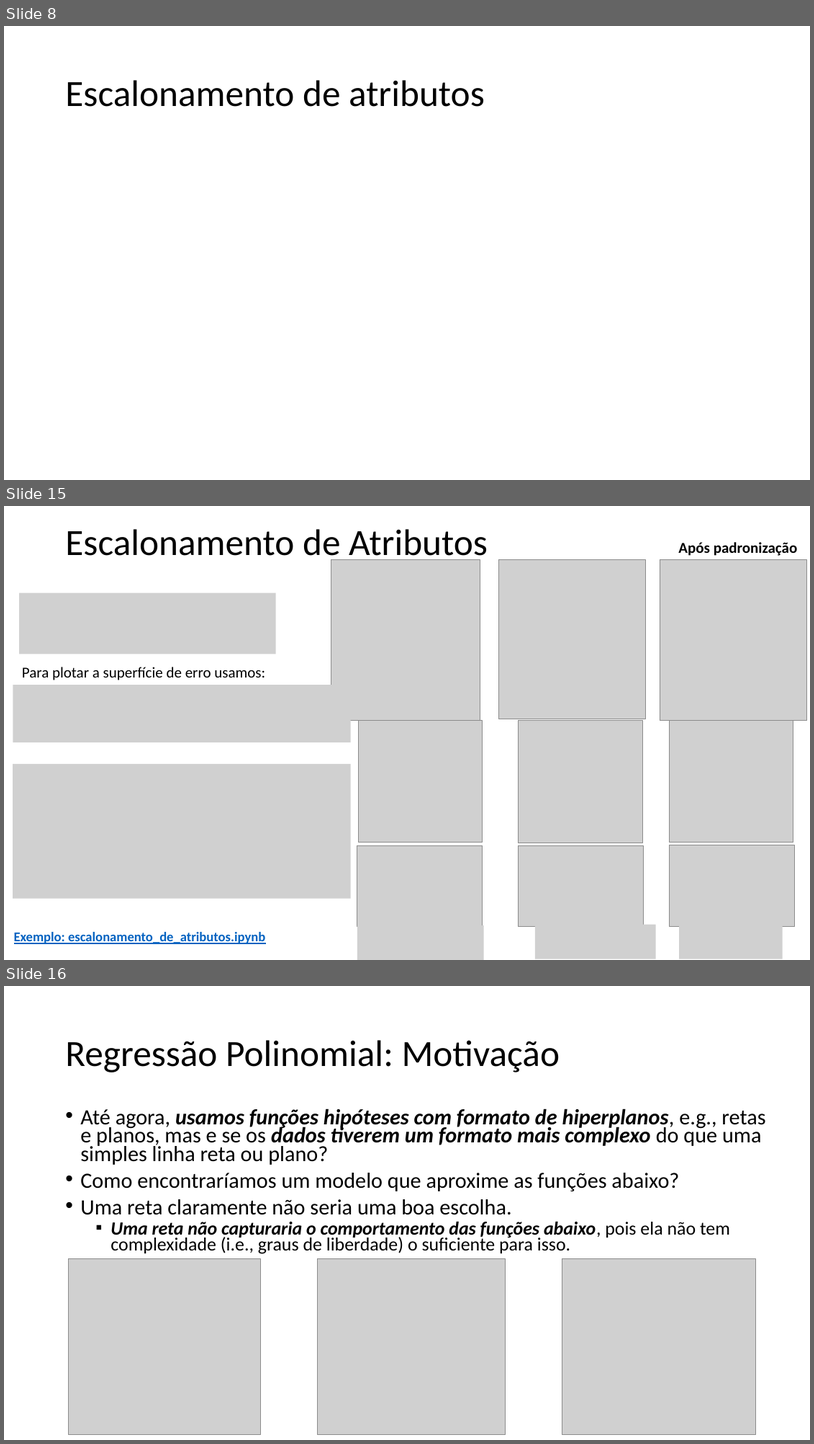
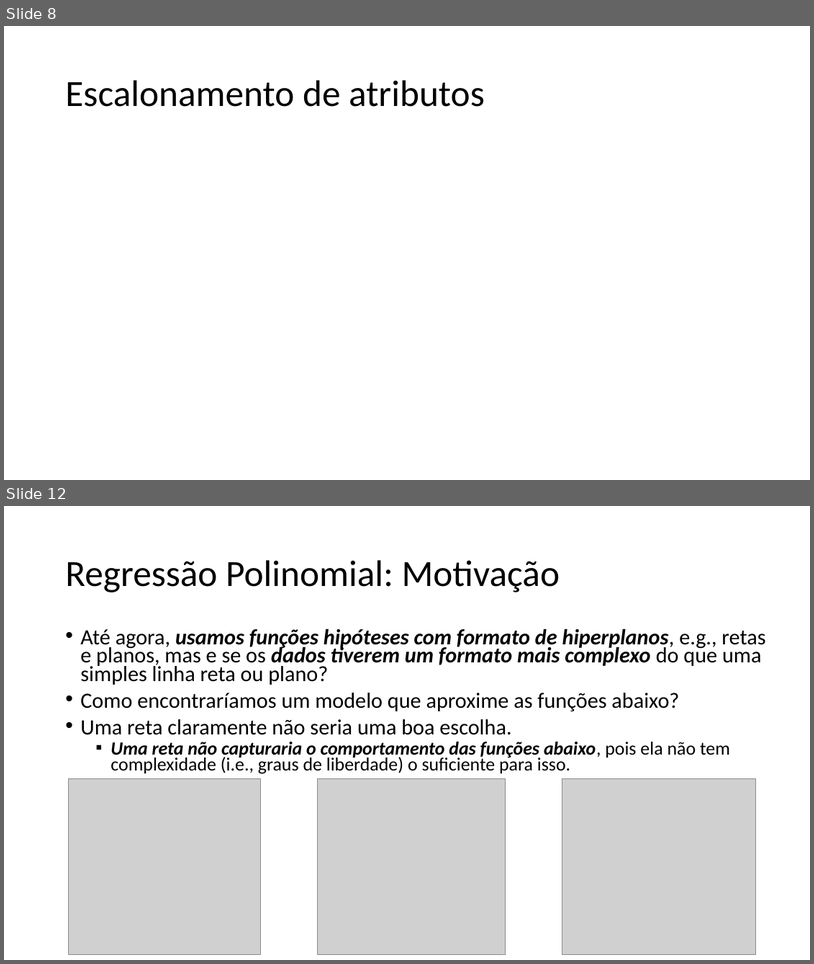
Before and after one commit to zz4fap/t319_aprendizado_de_maquina, a slide deck: slides/T319_Regressão_Linear (Parte IV).pptx. Shown one above the other, each under a label of ours: slides 8, 15 and 16 before the commit, slides 8 and 12 after it; the slides between them are not shown. The pictures are 814x1444 and 814x964 pixels, drawn with LibreOffice and Linux fonts; fonts in the diff are those of the drawing; grey boxes stand for pictures. Boxes give left, top, right and bottom in pixels: in the first picture for what was removed or moved away, otherwise in the second. Text is boxed around its words. In the diff, an @@ line names an element or a change of style, - is before the commit and + after.

```diff
--- a/slides/T319_Regressão_Linear (Parte IV).pptx
+++ b/slides/T319_Regressão_Linear (Parte IV).pptx
@@ slide 15 removed at box(4, 506, 810, 960), background #FFFFFF @@
@@ title removed at box(65, 529, 488, 564) @@
-Escalonamento de Atributos
@@ text removed at box(679, 542, 797, 556) @@
-Após padronização
@@ picture removed at box(332, 560, 480, 720) @@
@@ picture removed at box(499, 560, 646, 719) @@
@@ picture removed at box(661, 560, 808, 720) @@
@@ picture removed at box(19, 593, 275, 654) @@
@@ text removed at box(22, 667, 265, 680) @@
-Para plotar a superfície de erro usamos:
@@ picture removed at box(13, 685, 351, 742) @@
@@ picture removed at box(359, 720, 483, 842) @@
@@ picture removed at box(518, 720, 643, 842) @@
@@ picture removed at box(669, 720, 793, 842) @@
@@ picture removed at box(13, 764, 350, 898) @@
@@ picture removed at box(358, 845, 483, 926) @@
@@ picture removed at box(518, 845, 643, 926) @@
@@ picture removed at box(669, 845, 795, 926) @@
@@ text removed at box(14, 932, 265, 944) @@
-Exemplo: escalonamento_de_atributos.ipynb
@@ picture removed at box(358, 925, 484, 960) @@
@@ picture removed at box(535, 924, 656, 958) @@
@@ picture removed at box(680, 924, 783, 958) @@
@@ what was slide 16 is now slide 12 @@
```
Also in this commit, not shown: 1 slide changed, 1 slide added, 4 other slides removed, 3 other files.
